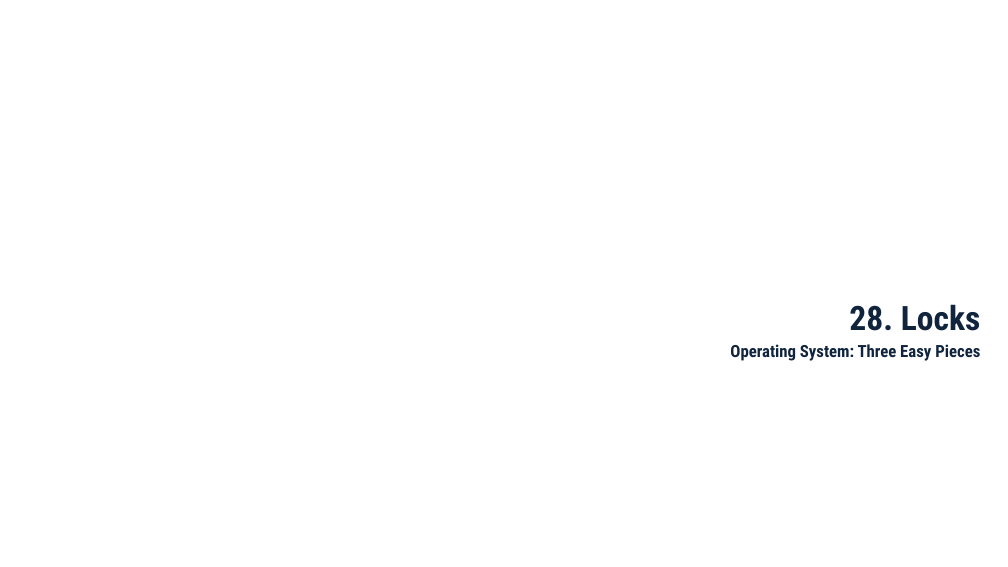
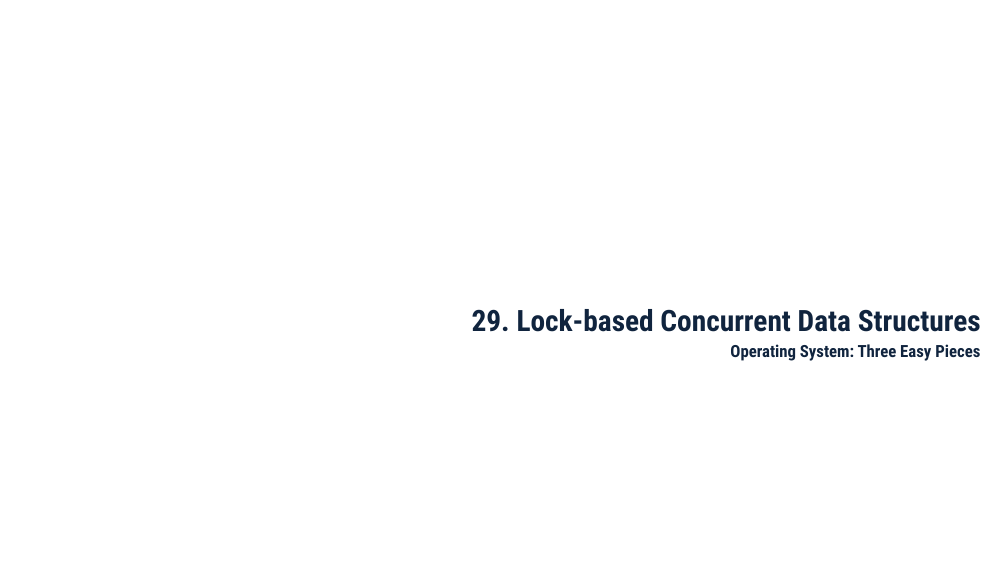
Before and after one commit to jachermocilla/extra-course-materials, a slide deck: slide 4 of cmsc125/ostep/slides/02.Concurrency/29.Lock-based_Concurrent_Data_Structures.pptx. Drawn at 1008x567 pixels with LibreOffice and Linux fonts; fonts in the diff are those of the drawing. Boxes give left, top, right and bottom in pixels: in the first picture for what was removed or moved away, otherwise in the second. Text is boxed around its words. In the diff, an @@ line names an element or a change of style, - is before the commit and + after.

```diff
--- a/cmsc125/ostep/slides/02.Concurrency/29.Lock-based_Concurrent_Data_Structures.pptx
+++ b/cmsc125/ostep/slides/02.Concurrency/29.Lock-based_Concurrent_Data_Structures.pptx
@@ text at [472, 309, 981, 332]: text changed; size 32 to 28 pt @@
-28. Locks
+29. Lock-based Concurrent Data Structures
```
Also in this commit, not shown: 4 other slides changed, 23 slides added, 24 slides removed, 3 other files.
